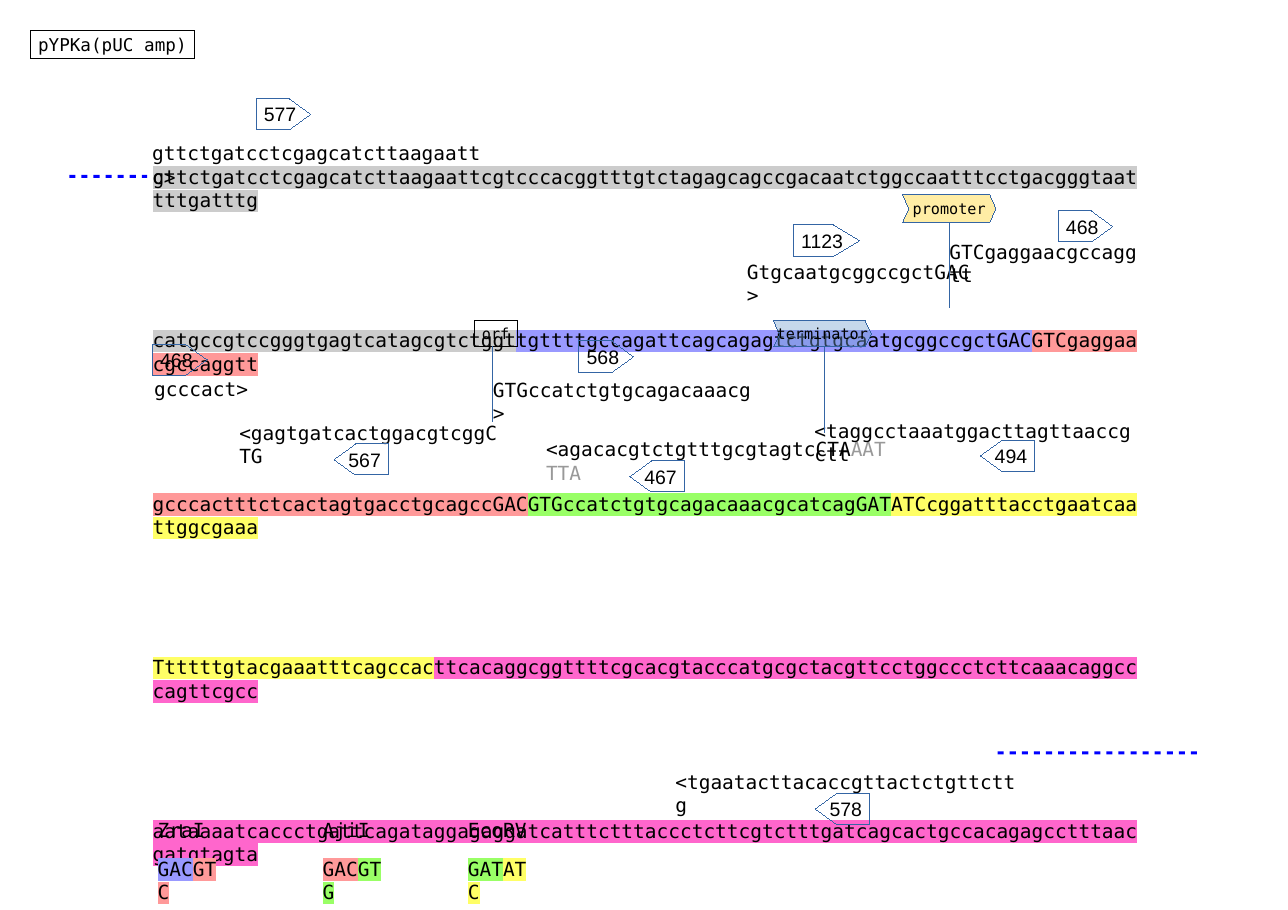
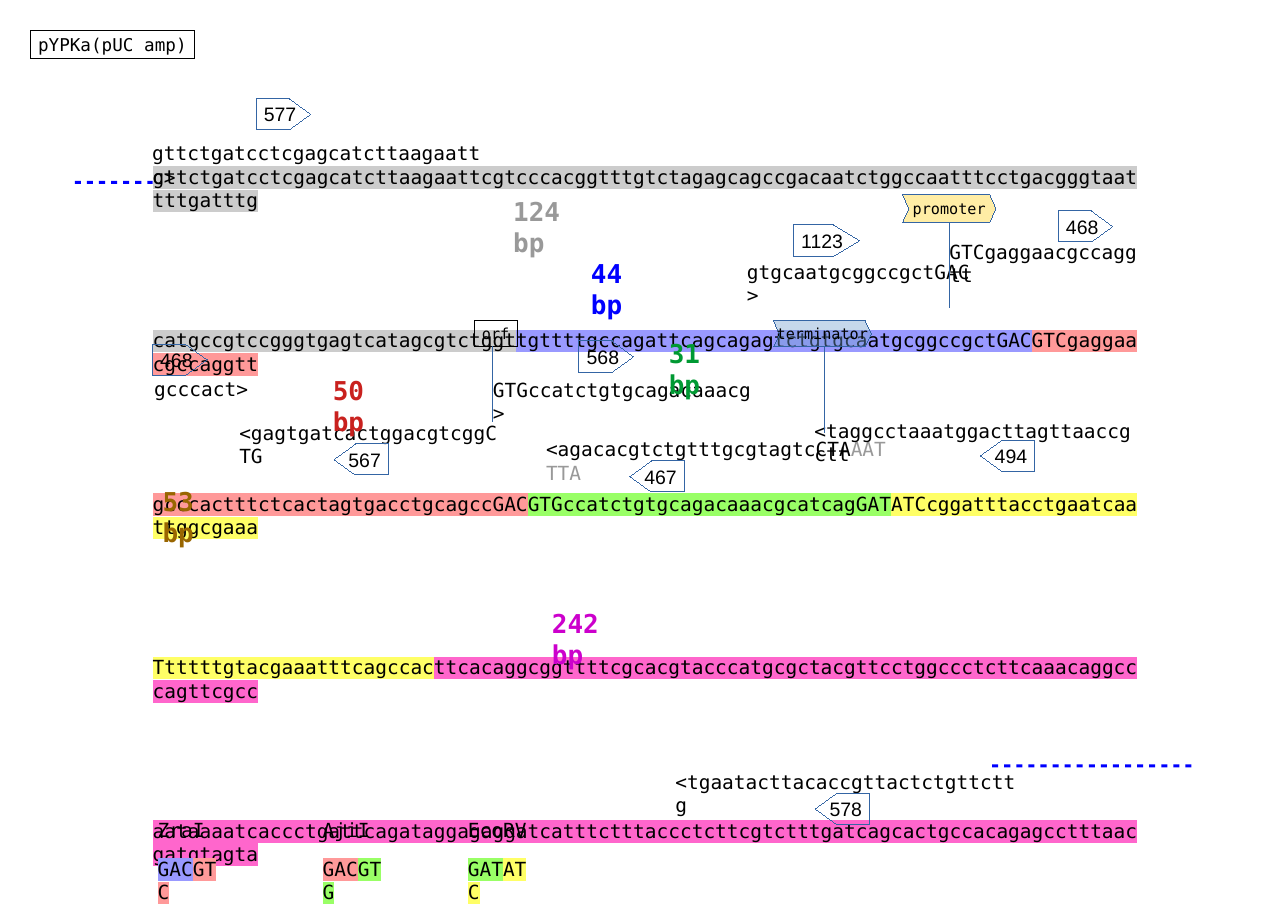
Before and after one commit to MetabolicEngineeringGroupCBMA/YeastPathwayKit, a slide deck: slide 2 of docs/A3_YPK_poster.odp. Drawn at 1288x910 pixels with LibreOffice and Linux fonts; fonts in the diff are those of the drawing. Boxes give left, top, right and bottom in pixels: in the first picture for what was removed or moved away, otherwise in the second. Text is boxed around its words. In the diff, an @@ line names an element or a change of style, - is before the commit and + after.

```diff
--- a/docs/A3_YPK_poster.odp
+++ b/docs/A3_YPK_poster.odp
@@ line moved from (69, 177) - (147, 177) to (75, 182) - (153, 182) @@
@@ text added at box(513, 202, 560, 257), 24 pt, text #999999, bold @@
+124 bp
@@ text added at box(591, 264, 622, 319), 24 pt, text #0000FF, bold @@
+44 bp
@@ text at box(747, 263, 970, 284): text changed @@
-GtgcaatgcggccgctGAC>
+gtgcaatgcggccgctGAC>
@@ text added at box(669, 343, 700, 400), 24 pt, text #009933, bold @@
+31 bp
@@ text added at box(333, 380, 364, 436), 24 pt, text #C9211E, bold @@
+50 bp
@@ text added at box(163, 491, 194, 548), 24 pt, text #996600, bold @@
+53 bp
@@ text added at box(552, 613, 599, 670), 24 pt, text #CC00CC, bold @@
+242 bp
@@ line moved from (998, 753) - (1198, 753) to (992, 766) - (1193, 766) @@
```
Also in this commit, not shown: 1 other slide changed, 4 slides added, 12 other files.
